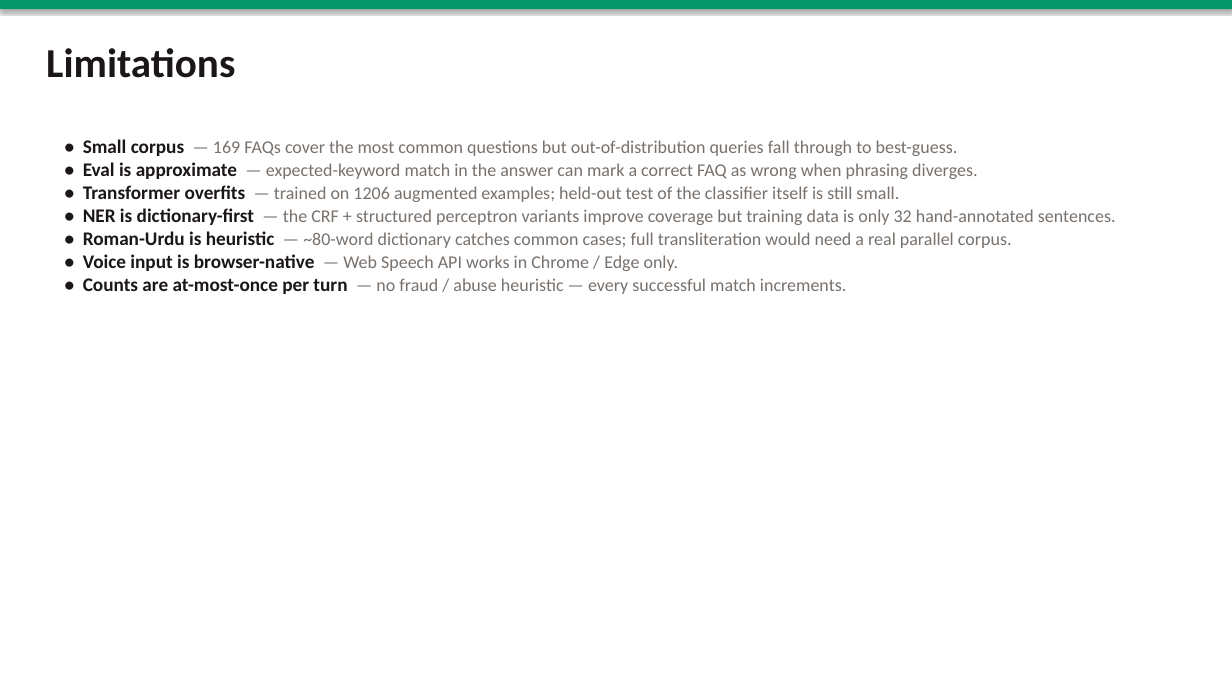
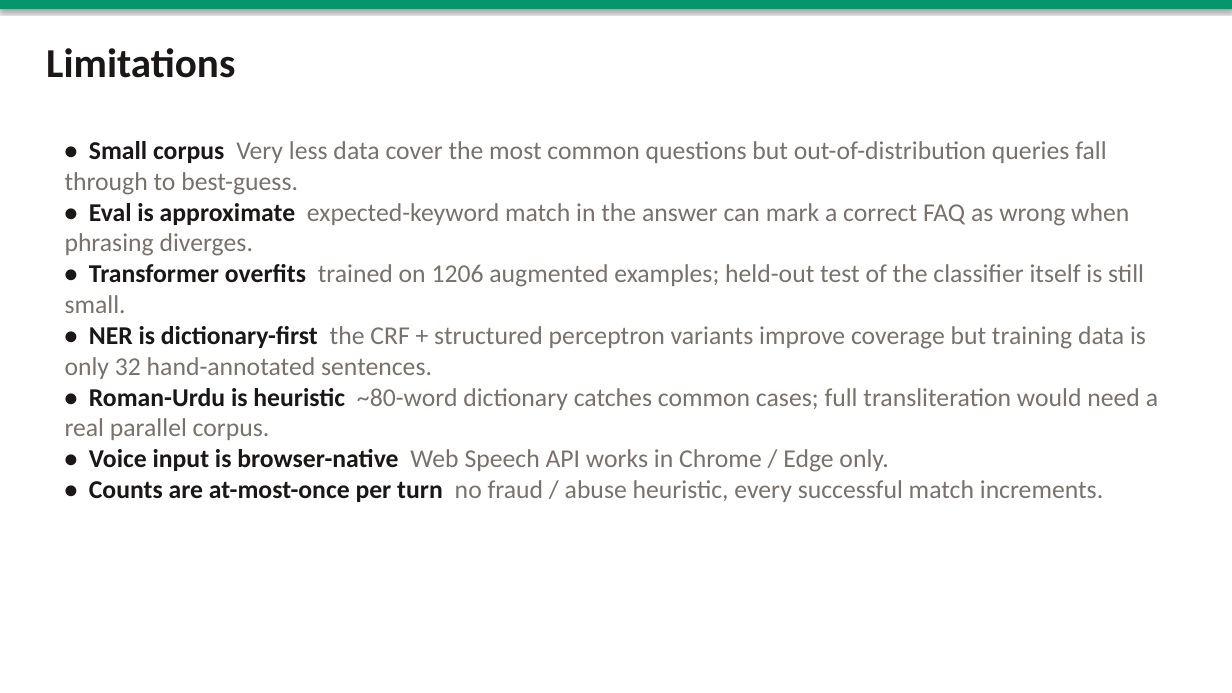
Before and after one commit to AbdulGhani002/medical-faq-auto, a slide deck: slide 8 of MedFAQ_Slides.pptx. Drawn at 1232x693 pixels with LibreOffice and Linux fonts; fonts in the diff are those of the drawing. Boxes give left, top, right and bottom in pixels: in the first picture for what was removed or moved away, otherwise in the second. Text is boxed around its words. In the diff, an @@ line names an element or a change of style, - is before the commit and + after.

```diff
--- a/MedFAQ_Slides.pptx
+++ b/MedFAQ_Slides.pptx
@@ text at (65,141,1158,502): text changed; size 14 to 20 pt @@
-• Small corpus — 169 FAQs cover the most common questions but out-of-distribution queries fall through to best-guess.
-• Eval is approximate — expected-keyword match in the answer can mark a correct FAQ as wrong when phrasing diverges.
-• Transformer overfits — trained on 1206 augmented examples; held-out test of the classifier itself is still small.
-• NER is dictionary-first — the CRF + structured perceptron variants improve coverage but training data is only 32 hand-annotated sentences.
-• Roman-Urdu is heuristic — ~80-word dictionary catches common cases; full transliteration would need a real parallel corpus.
-• Voice input is browser-native — Web Speech API works in Chrome / Edge only.
-• Counts are at-most-once per turn — no fraud / abuse heuristic — every successful match increments.
+• Small corpus Very less data cover the most common questions but out-of-distribution queries fall through to best-guess.
+• Eval is approximate expected-keyword match in the answer can mark a correct FAQ as wrong when phrasing diverges.
+• Transformer overfits trained on 1206 augmented examples; held-out test of the classifier itself is still small.
+• NER is dictionary-first the CRF + structured perceptron variants improve coverage but training data is only 32 hand-annotated sentences.
+• Roman-Urdu is heuristic ~80-word dictionary catches common cases; full transliteration would need a real parallel corpus.
+• Voice input is browser-native Web Speech API works in Chrome / Edge only.
+• Counts are at-most-once per turn no fraud / abuse heuristic, every successful match increments.
```
Also in this commit, not shown: 10 other slides changed, 4 other files.
